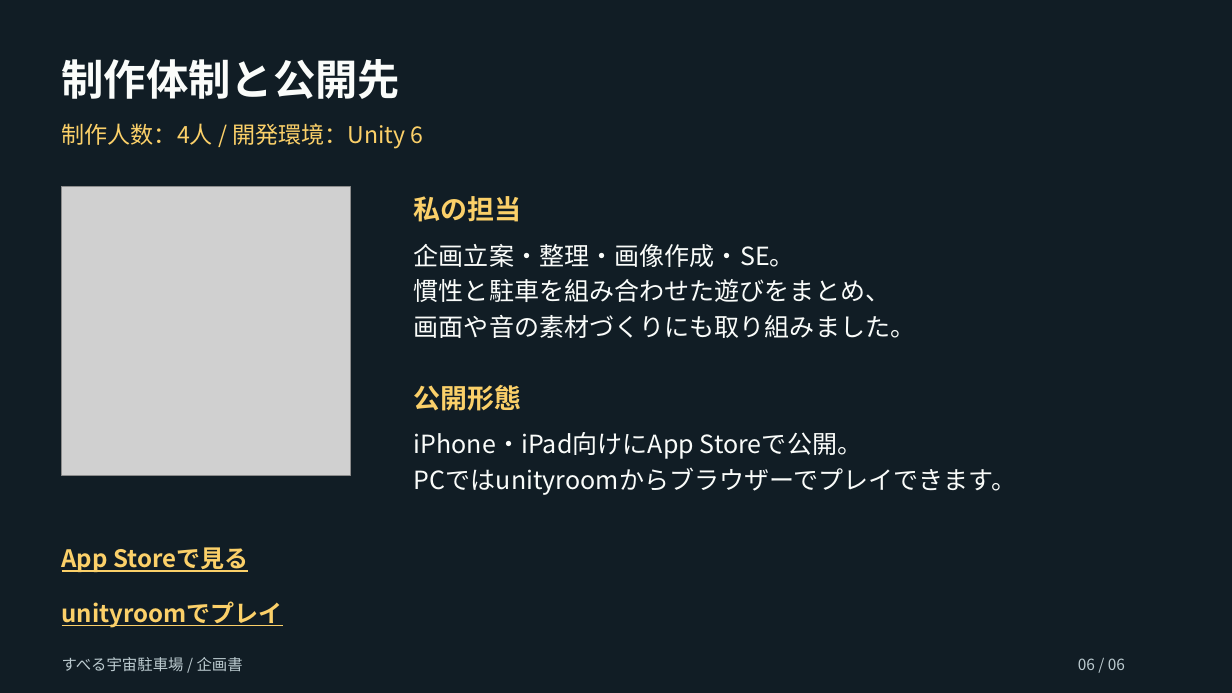
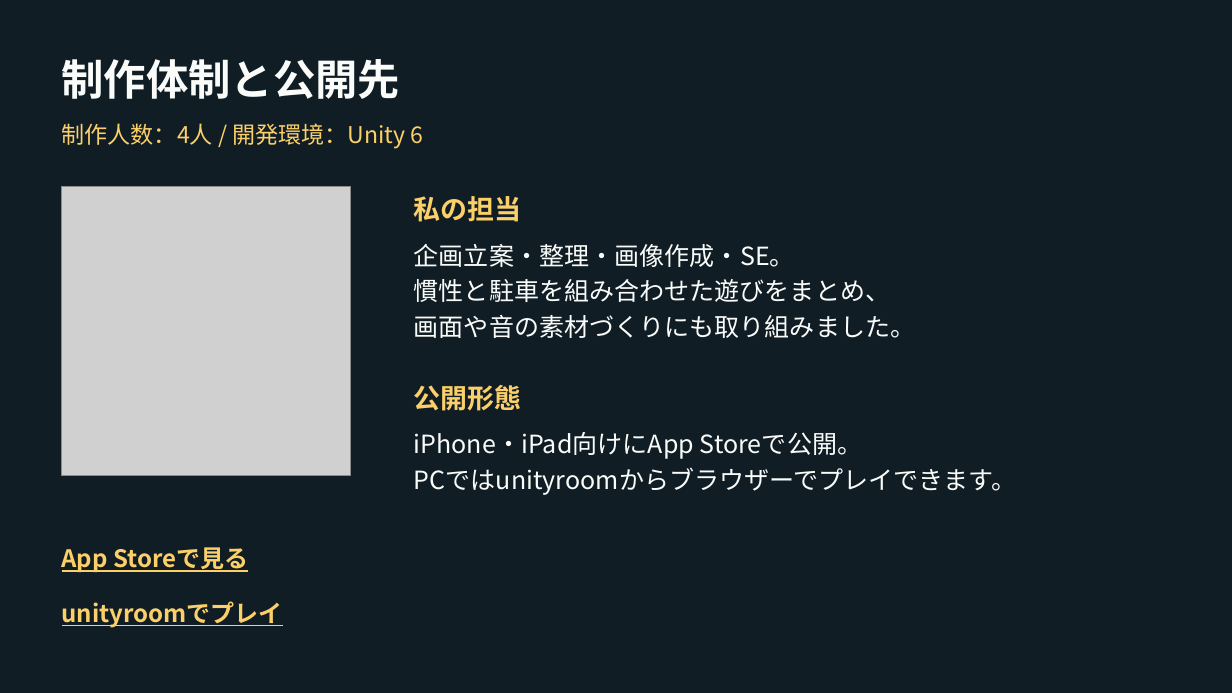
Before and after one commit to kuon-haruto/portfolio, a slide deck: slide 6 of documents/proposals/sliding-space-parking_proposal.pptx. Drawn at 1232x693 pixels with LibreOffice and Linux fonts; fonts in the diff are those of the drawing; grey boxes stand for pictures. Boxes give left, top, right and bottom in pixels: in the first picture for what was removed or moved away, otherwise in the second. Text is boxed around its words. In the diff, an @@ line names an element or a change of style, - is before the commit and + after.

```diff
--- a/documents/proposals/sliding-space-parking_proposal.pptx
+++ b/documents/proposals/sliding-space-parking_proposal.pptx
@@ text removed at bbox=[62, 657, 243, 672] @@
-すべる宇宙駐車場 / 企画書
@@ text removed at bbox=[1078, 658, 1125, 670] @@
-06 / 06
```
Also in this commit, not shown: 5 other slides changed, 14 other files.
